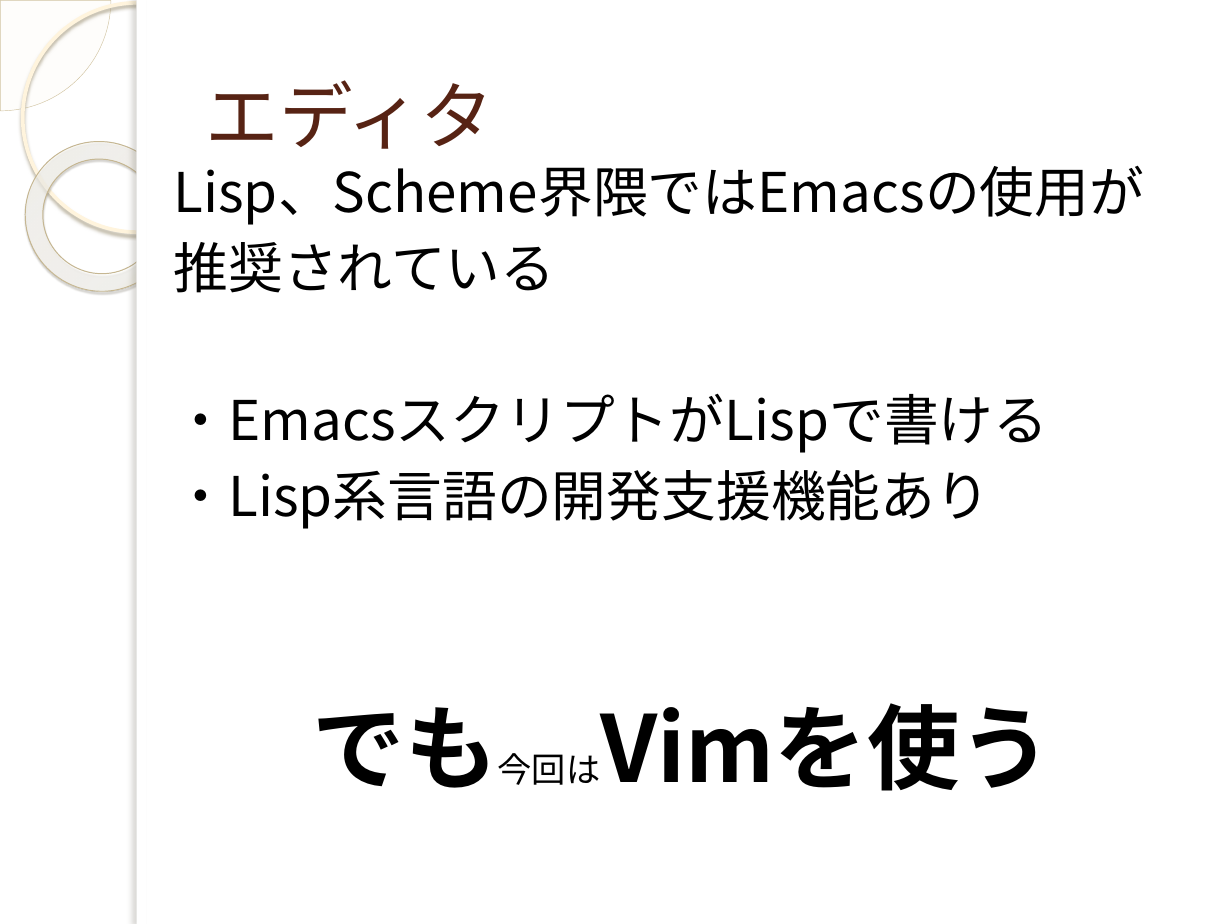
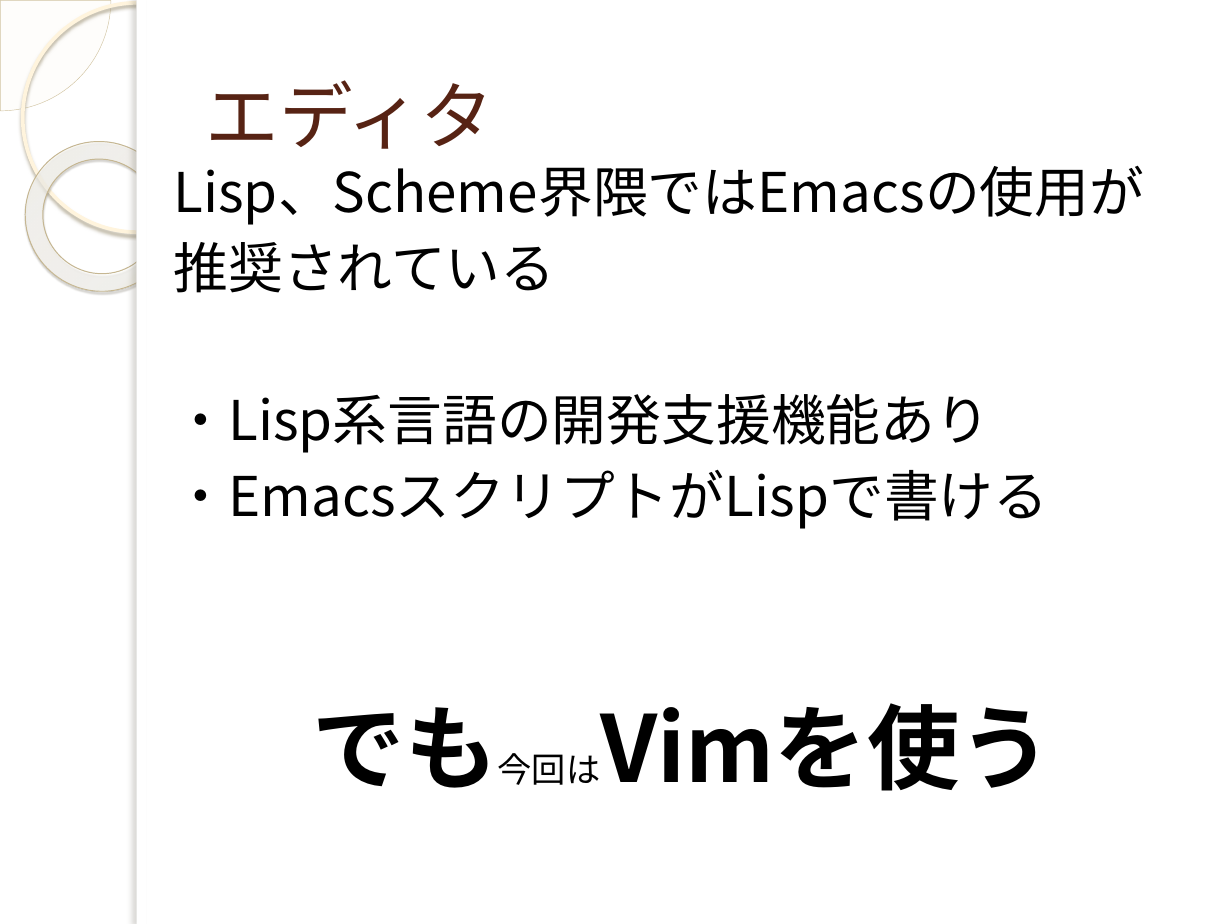
Before and after one commit to yuridonus/FEstudy, a slide deck: slide 14 of scheme.pptx (slide 19 before the commit). Drawn at 1232x924 pixels with LibreOffice and Linux fonts; fonts in the diff are those of the drawing; background and template pictures are left out. Boxes give left, top, right and bottom in pixels: in the first picture for what was removed or moved away, otherwise in the second. Text is boxed around its words. In the diff, an @@ line names an element or a change of style, - is before the commit and + after.

```diff
--- a/scheme.pptx
+++ b/scheme.pptx
@@ text at [174, 394, 991, 453]: paragraph added @@
+・Lisp系言語の開発支援機能あり
@@ text at [174, 470, 991, 529]: paragraph removed @@
-・Lisp系言語の開発支援機能あり
```
Also in this commit, not shown: 18 other slides changed, 1 slide added, 6 slides removed, 3 other files.
